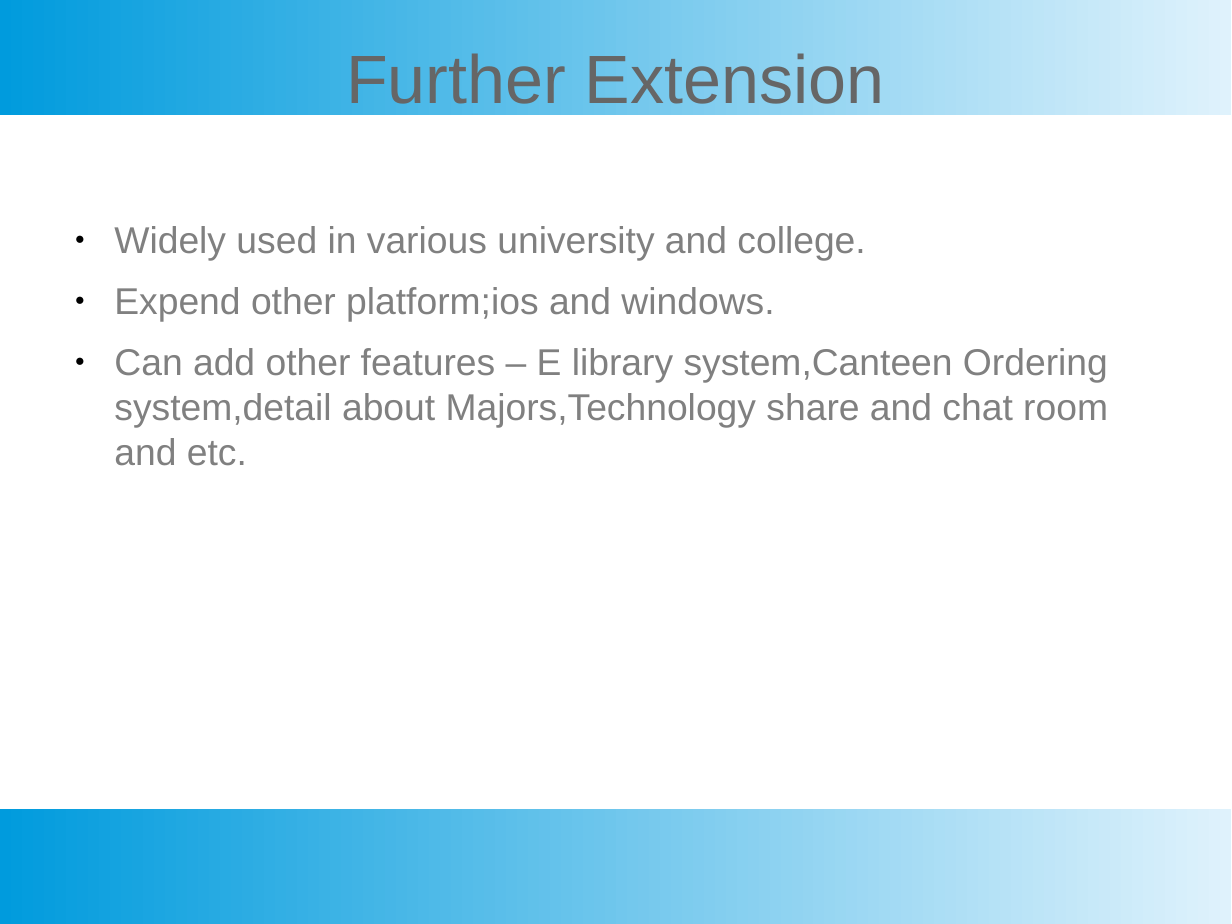
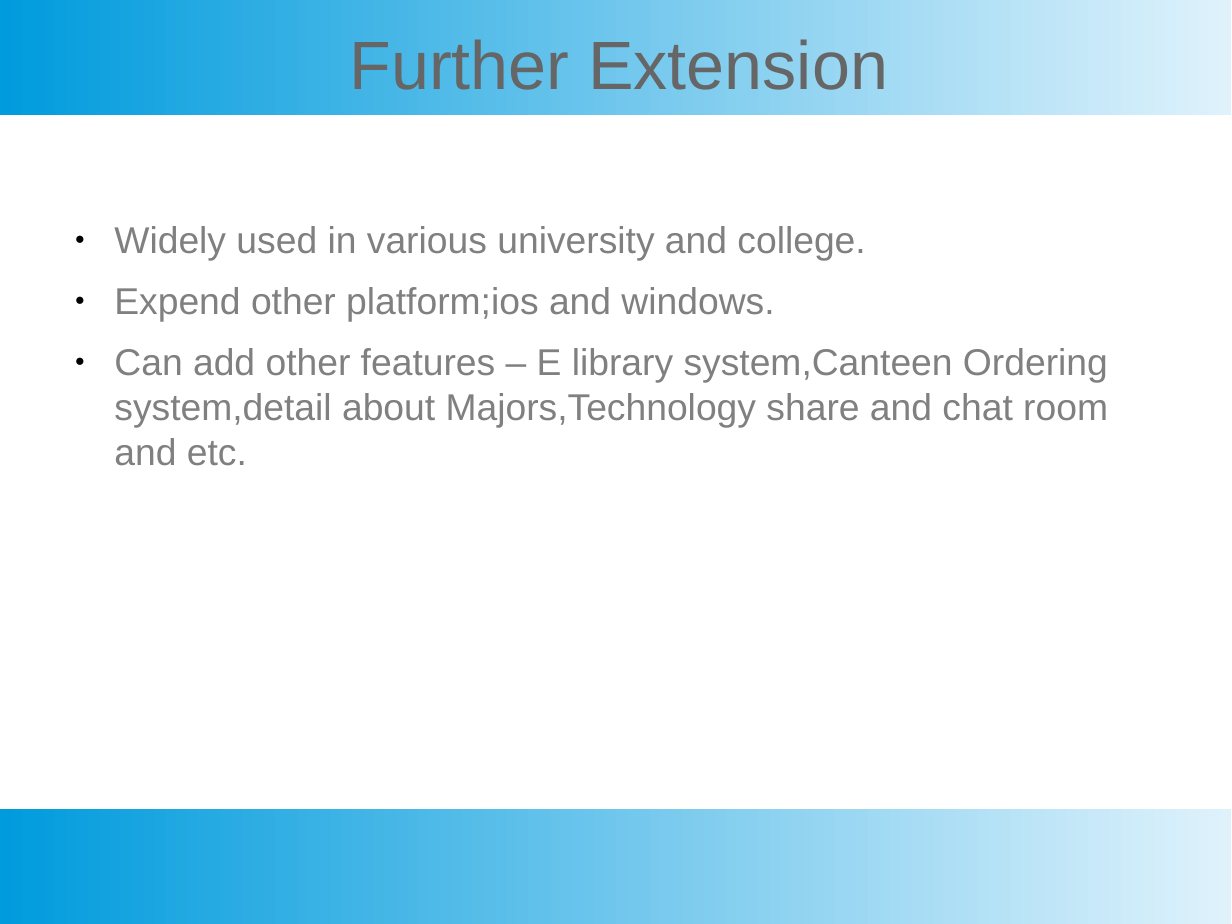
Before and after one commit to heinyekyaw/URSPPP, a slide deck: slide 23 of shout yay.pptx (slide 20 before the commit). Drawn at 1232x924 pixels with LibreOffice and Linux fonts; fonts in the diff are those of the drawing. Boxes give left, top, right and bottom in pixels: in the first picture for what was removed or moved away, otherwise in the second. Text is boxed around its words. In the diff, an @@ line names an element or a change of style, - is before the commit and + after.

```diff
--- a/shout yay.pptx
+++ b/shout yay.pptx
@@ text "Further Extension" moved from (x1=346, y1=53, x2=885, y2=104) to (x1=349, y1=39, x2=888, y2=90) @@
```
Also in this commit, not shown: 2 other slides changed, 3 slides added.
